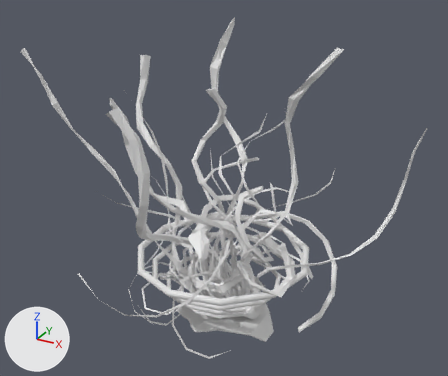
Renders of the OBJ model Assets/Models/RightShoulder/Epaule_0007.obj from each side of a commit.
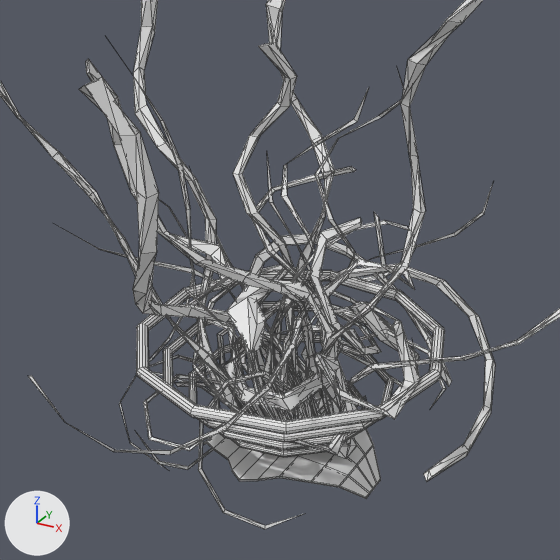
Old and new are each drawn whole from a 50 mm lens placed at (0.881, -1.595, 1.243), pointed at (-0.017, 0.036, 0.427) and again close up on the part from 14% to 83% of the width and 17% to 100% of the height. Lighting does not change. The marker at lower left points along +X, +Y and +Z. The close-ups show mesh edges as thin lines. Where no turn or scale is listed for an object, it has been applied to the vertices.

The first close-up shows 'Epaule_0007'.
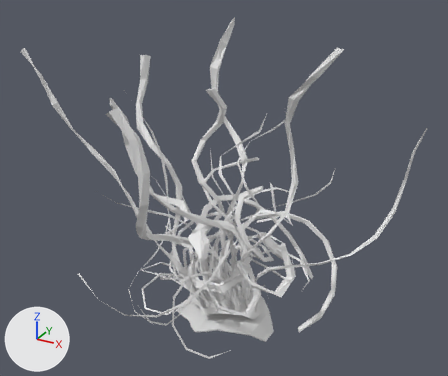
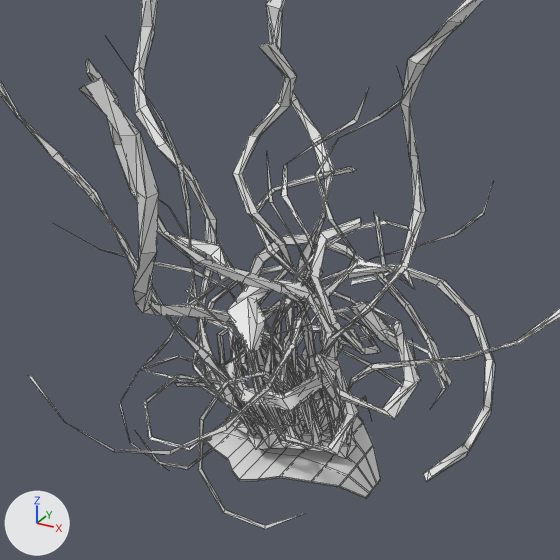
Location of each change, [x1, y1, x2, y2] in pixels of the close-ups (560 x 560 px):
part 1 of me_epaule_0007, deleted
    before: [214, 368, 365, 457]
part 2 of me_epaule_0007, deleted
    before: [163, 302, 419, 442]
part 3 of me_epaule_0007, deleted
    before: [189, 334, 394, 450]
part 4 of me_epaule_0007, deleted
    before: [136, 270, 445, 434]

Diff of the bpy script that builds the scene:
```diff
--- a/Assets/Models/RightShoulder/Epaule_0007.obj.py
+++ b/Assets/Models/RightShoulder/Epaule_0007.obj.py
@@ me_epaule_0007 @@
 me_epaule_0007.from_pydata(...)  # 1955 vertices, 3194 faces; spans x -0.665..0.595, y -0.466..0.487, z -0.128..0.919
 # used by ob_epaule_0007; location = (0.0, 0.0, 0.0)
+# me_epaule_0007 part 1: the loose piece of 132 vertices spanning x -0.146..0.152, y -0.151..0.151, z 0.047..0.059 is deleted
+# me_epaule_0007 part 2: the loose piece of 132 vertices spanning x -0.24..0.248, y -0.246..0.244, z 0.144..0.162 is deleted
+# me_epaule_0007 part 3: the loose piece of 132 vertices spanning x -0.193..0.2, y -0.198..0.197, z 0.095..0.111 is deleted
+# me_epaule_0007 part 4: the loose piece of 132 vertices spanning x -0.288..0.295, y -0.295..0.29, z 0.192..0.214 is deleted
```
